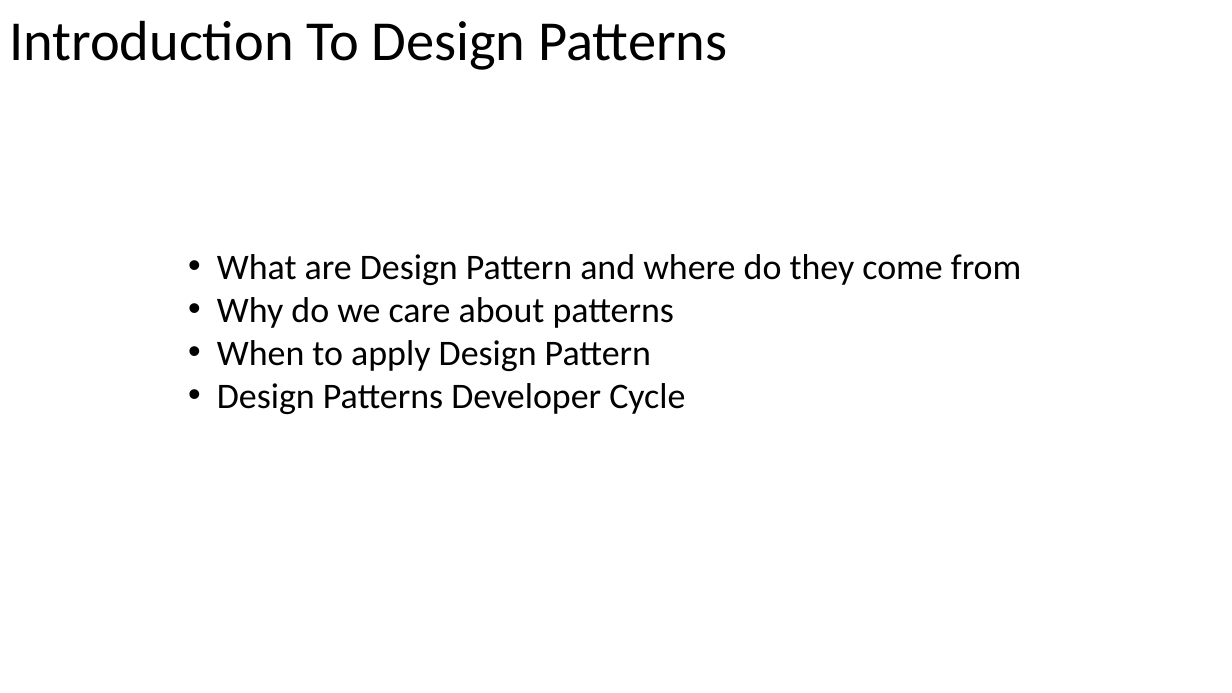
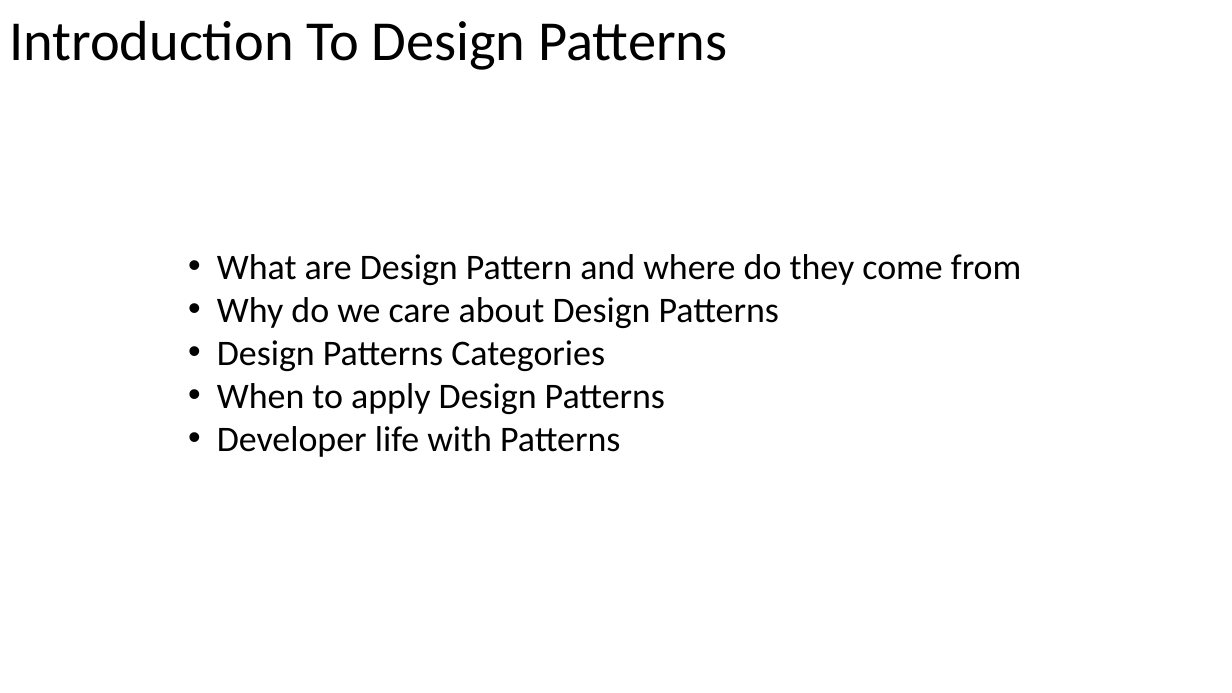
Before and after one commit to PlumpMath/DesignPatterns101, a slide deck: slide 3 of DesignPatterns101.pptx (slide 2 before the commit). Drawn at 1232x693 pixels with LibreOffice and Linux fonts; fonts in the diff are those of the drawing. Boxes give left, top, right and bottom in pixels: in the first picture for what was removed or moved away, otherwise in the second. Text is boxed around its words. In the diff, an @@ line names an element or a change of style, - is before the commit and + after.

```diff
--- a/DesignPatterns101.pptx
+++ b/DesignPatterns101.pptx
@@ text at (x1=217, y1=297, x2=779, y2=457): text changed @@
-• Why do we care about patterns
-• When to apply Design Pattern
-• Design Patterns Developer Cycle
+• Why do we care about Design Patterns
+• Design Patterns Categories
+• When to apply Design Patterns
+• Developer life with Patterns
```
Also in this commit, not shown: 15 slides added.
